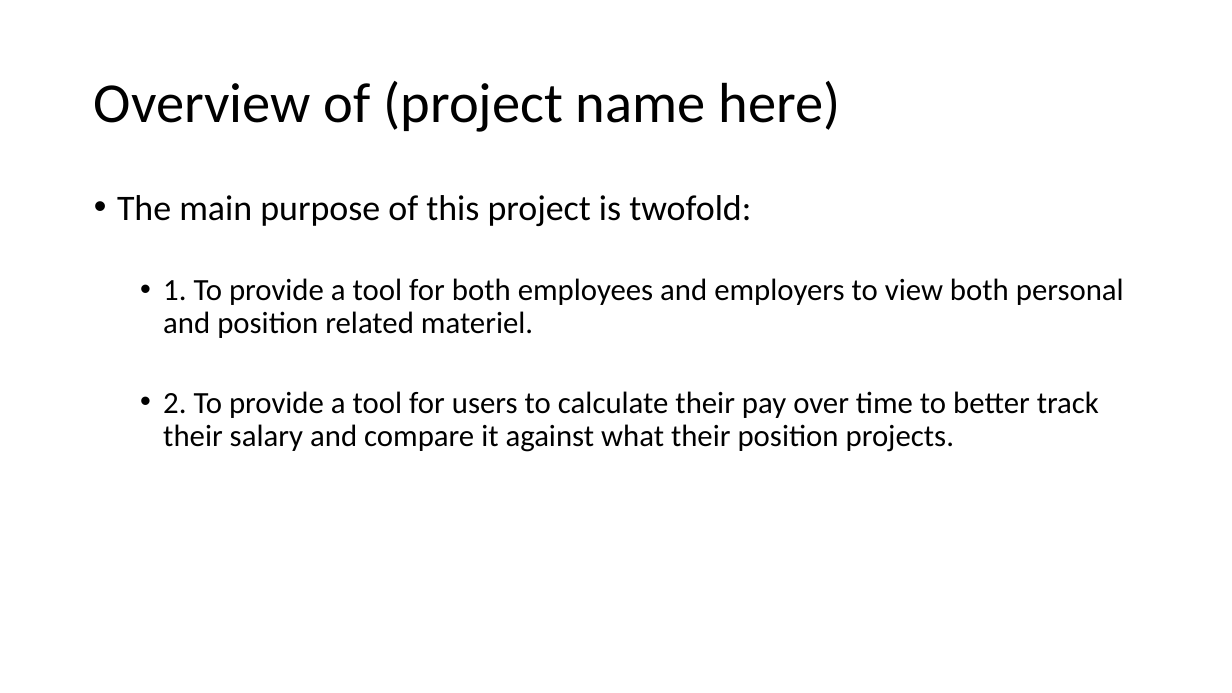
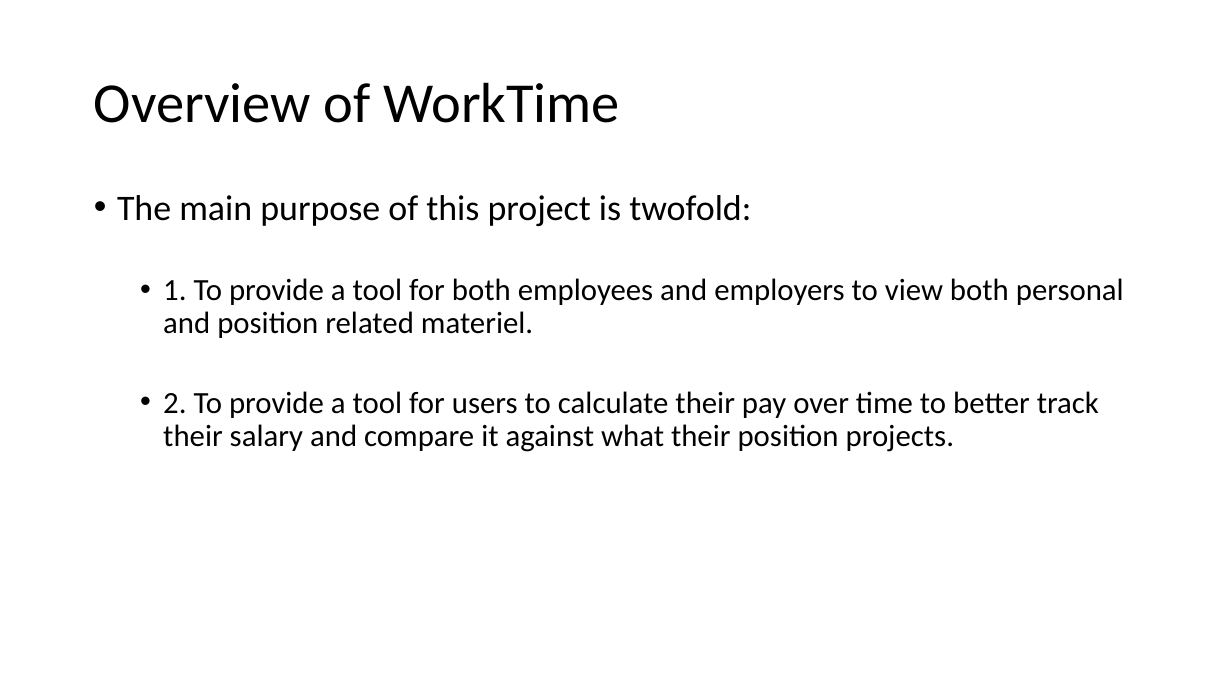
Before and after one commit to katiekalthoff/CupOJava, a slide deck: slide 3 of Apps final ppt.pptx. Drawn at 1232x693 pixels with LibreOffice and Linux fonts; fonts in the diff are those of the drawing. Boxes give left, top, right and bottom in pixels: in the first picture for what was removed or moved away, otherwise in the second. Text is boxed around its words. In the diff, an @@ line names an element or a change of style, - is before the commit and + after.

```diff
--- a/Apps final ppt.pptx
+++ b/Apps final ppt.pptx
@@ title at (94, 82, 620, 123): text changed @@
-Overview of (project name here)
+Overview of WorkTime
```
Also in this commit, not shown: 2 other slides changed, 1 slide added, 2 slides removed.
